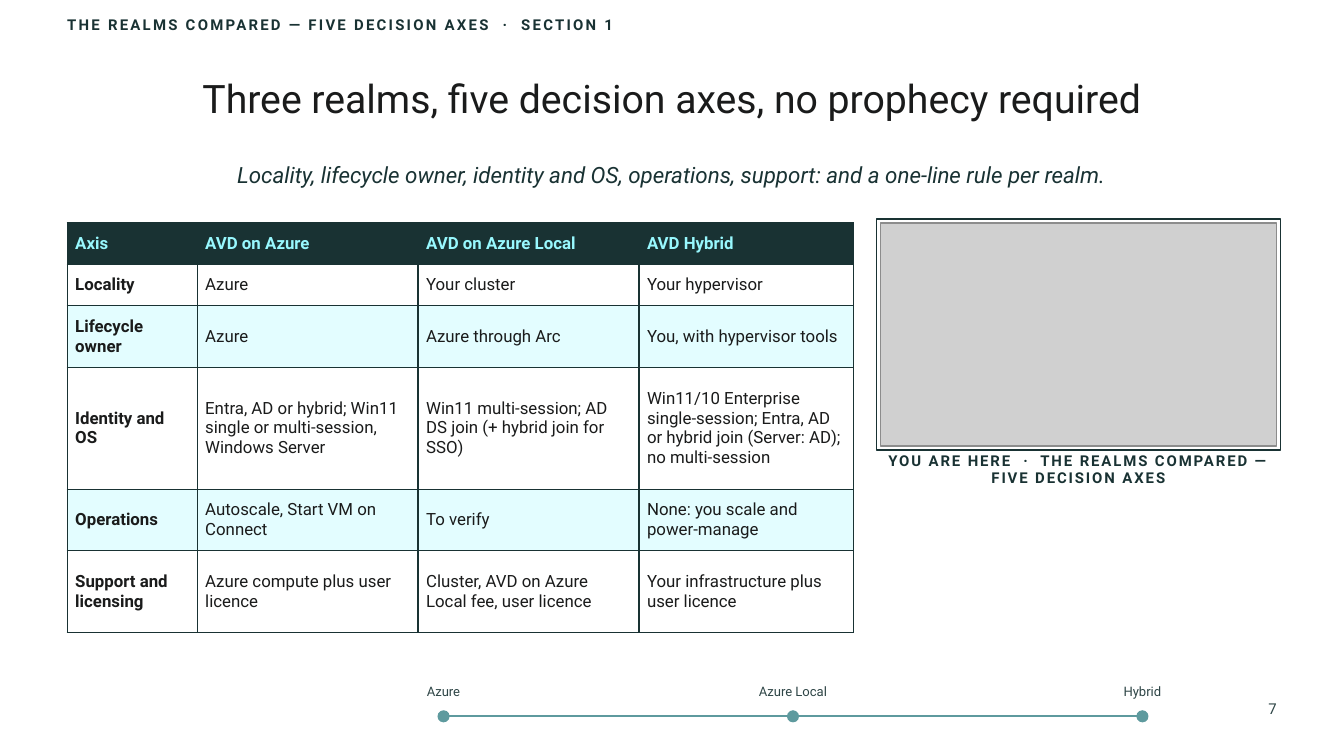
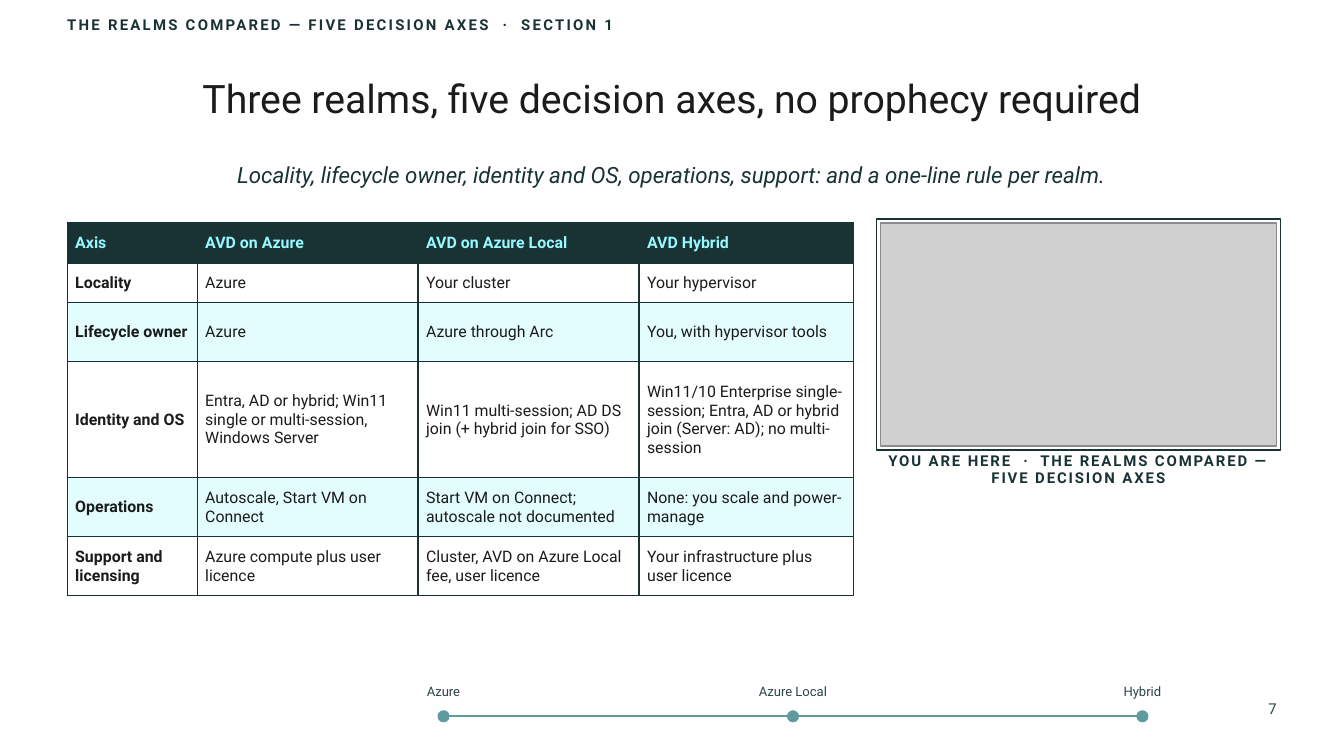
Before and after one commit to thisismydemo/nic2026_avd, a slide deck: slide 7 of presentation/AVD_Anywhere_NIC2026.pptx. Drawn at 1344x756 pixels with LibreOffice and Linux fonts; fonts in the diff are those of the drawing; grey boxes stand for pictures; background and template pictures are left out. Boxes give left, top, right and bottom in pixels: in the first picture for what was removed or moved away, otherwise in the second. Text is boxed around its words. In the diff, an @@ line names an element or a change of style, - is before the commit and + after.

```diff
--- a/presentation/AVD_Anywhere_NIC2026.pptx
+++ b/presentation/AVD_Anywhere_NIC2026.pptx
@@ table at bbox=[67, 223, 853, 595] @@
-row 5, column 3: To verify
+row 5, column 3: Start VM on Connect; autoscale not documented
@@ size 9 to 8.5 pt @@
```
Also in this commit, not shown: 19 other slides changed, 1 slide added, 19 other files.
